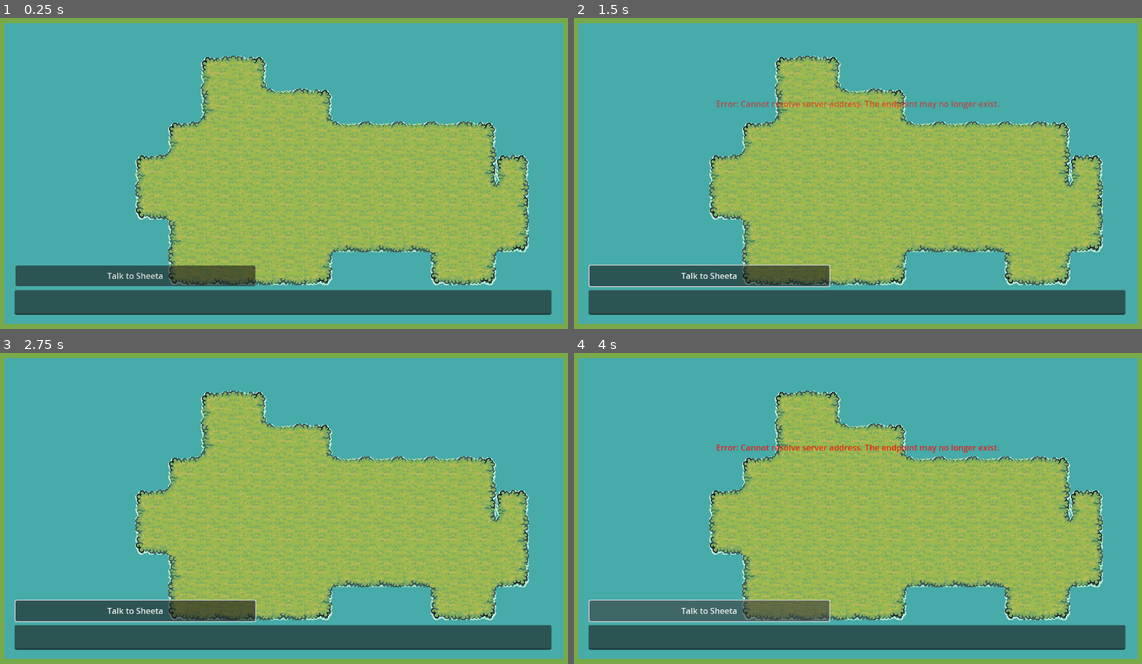
Above: before the commit, frames 1-4 (two rows, left to right).
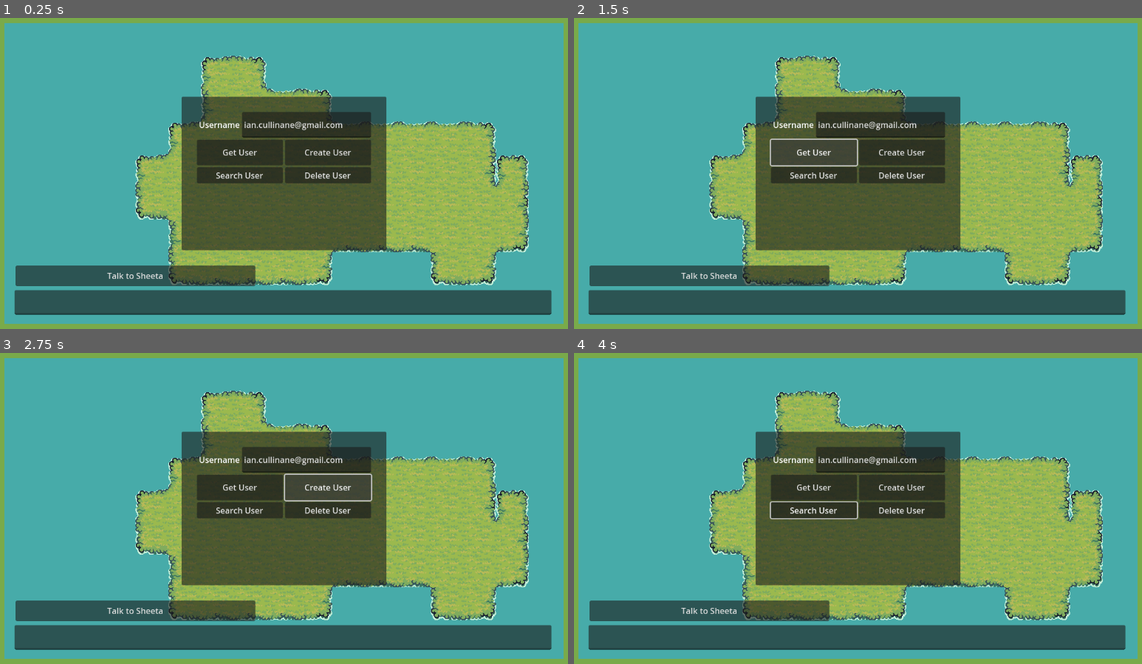
Above: after the commit, the same moments.

Repository: iancullinane/meditation
Game: Godot game, scene res://main.tscn
Two runs of this game, one before a commit and one after it. Both use one fixed random seed, a clock stepped at 60 frames per second and the inputs below.
Inputs (mouse positions are in pixels of both pictures, inside the frame that each line leads up to):
- Up to frame 1 (0.25 s): no input
- Up to frame 2 (1.5 s): click "Talk to Sheeta" at 0.5 s; click (812, 151) at 1.25 s, where only the run after the commit has a clickable "Get User"
- Up to frame 3 (2.75 s): click (329, 486) at 2 s, where only the run after the commit has a clickable "Create User"
- Up to frame 4 (4 s): click (812, 511) at 2.75 s, where only the run after the commit has a clickable "Search User"; click "Talk to Sheeta" at 3.5 s

The runs differ from the first frame. In frame 1, 18% of the frame differs, in the area x 31-69%, y 25-75%; in frame 2, 18%; in frame 3, 18%; in frame 4, 18%, in the area x 2-75%, y 25-87%.

Commit message:
i think this is a good spot but ehhhhhhh

Diff:
--- /dev/null
+++ b/logic_ctl.gd
@@ -0,0 +1,141 @@
+extends CenterContainer
+
+@onready var user_controls = %UserControls
+@onready var debug_controls = %DebugControls
+@onready var email_input = %Email/LineEdit
+@onready var user_id_label = %UserID
+@onready var get_user_button = user_controls.get_node("GetUser")
+@onready var create_user_button = user_controls.get_node("CreateUser")
+@onready var search_user_button = debug_controls.get_node("SearchUser")
+@onready var delete_user_button = debug_controls.get_node("DeleteUser")
+
+
+@export var base_url: String = "https://test.stytch.com/v1"
+@export var project_id: String = ""
+@export var secret: String = ""
+@export var external_id: String = ""
+@export var user_id: String = ""
+@export var requester: HTTPRequest
+
+func _ready():
+	requester.request_completed.connect(_on_request_completed)
+	get_user_button.pressed.connect(_on_get_user_pressed)
+	create_user_button.pressed.connect(_on_create_user_pressed)
+	search_user_button.pressed.connect(_on_search_user_pressed)
+	delete_user_button.pressed.connect(_on_delete_user_pressed)
+
+const HEADER_CONTENT_TYPE: String = "Content-Type: application/json"
+const HEADER_AUTHORIZATION: String = "Authorization"
+
+func create_user(email: String):
+	var url := base_url + "/users"
+
+	# The curl -u flag is equivalent to "Authorization: Basic base64(username:password)"
+	var credentials := "%s:%s" % [project_id, secret]
+	var auth_header := "Basic " + Marshalls.utf8_to_base64(credentials)
+	var headers := [
+		HEADER_CONTENT_TYPE,
+		HEADER_AUTHORIZATION + ": " + auth_header
+	]
+
+	var body := JSON.stringify({
+		"email": email,
+		"external_id": external_id
+	})
+
+	requester.request(url, headers, HTTPClient.METHOD_POST, body)
+
+func get_user(user_id_param: String):
+	var url := base_url + "/users/" + user_id_param
+
+	var credentials := "%s:%s" % [project_id, secret]
+	var auth_header := "Basic " + Marshalls.utf8_to_base64(credentials)
+	var headers := [
+	HEADER_CONTENT_TYPE,
+	HEADER_AUTHORIZATION + ": " + auth_header
+	]
+
+	requester.request(url, headers, HTTPClient.METHOD_GET)
+
+func search_user(email: String):
+	var url := base_url + "/users/search"
+
+	var credentials := "%s:%s" % [project_id, secret]
+	var auth_header := "Basic " + Marshalls.utf8_to_base64(credentials)
+	var headers := [
+		HEADER_CONTENT_TYPE,
+		HEADER_AUTHORIZATION + ": " + auth_header
+	]
+
+	var body := JSON.stringify({
+	"query": {
+		"operator": "AND",
+		"operands": [
+		{
+			"filter_name": "email_address",
+			"filter_value": [email]
+		}
+		]
+	}
+	})
+
+	requester.request(url, headers, HTTPClient.METHOD_POST, body)
+
+func delete_user(user_id_param: String):
+	var url := base_url + "/users/" + user_id_param
+
+	var credentials := "%s:%s" % [project_id, secret]
+	var auth_header := "Basic " + Marshalls.utf8_to_base64(credentials)
+	var headers := [
+		HEADER_CONTENT_TYPE,
+		HEADER_AUTHORIZATION + ": " + auth_header
+	]
+
+	requester.request(url, headers, HTTPClient.METHOD_DELETE)
+
+func _on_create_user_pressed():
+	print("=== CREATE USER BUTTON PRESSED ===")
+	var email: String = email_input.text
+	if email.is_empty():
+		print("Email is required")
+		return
+	create_user(email)
+
+func _on_get_user_pressed():
+	print("=== GET USER BUTTON PRESSED ===")
+	if user_id.is_empty():
+		print("User ID is required")
+		return
+	get_user(user_id)
+
+func _on_search_user_pressed():
+	print("=== SEARCH USER BUTTON PRESSED ===")
+	var email: String = email_input.text
+	if email.is_empty():
+		print("Email is required for search")
+		return
+	search_user(email)
+
+func _on_delete_user_pressed():
+	print("=== DELETE USER BUTTON PRESSED ===")
+	if user_id.is_empty():
+		print("User ID is required for deletion")
+		return
+	delete_user(user_id)
+
+func _on_request_completed(_result: int, response_code: int, _headers: PackedStringArray, body: PackedByteArray):
+	if response_code == 200 or response_code == 201:
+		var json = JSON.parse_string(body.get_string_from_utf8())
+		print("Response: ", json)
+
+		if json.has("results") and json.results.size() > 0:
+			user_id = json.results[0].user_id
+			user_id_label.text = user_id
+			print("User ID saved: ", user_id)
+		elif json.has("user_id"):
+			user_id = json.user_id
+			user_id_label.text = user_id
+			print("User ID saved: ", user_id)
+	else:
+		print("Error: ", response_code, " - ", body.get_string_from_utf8())
+	print(response_code)
--- a/main.tscn
+++ b/main.tscn
@@ -1,10 +1,11 @@
-[gd_scene load_steps=4 format=3 uid="uid://c23o461yoeaps"]
+[gd_scene load_steps=5 format=3 uid="uid://c23o461yoeaps"]
 
 [ext_resource type="Script" uid="uid://bc4hm3b32ihic" path="res://scripts/base_panel.gd" id="1_0xm2m"]
 [ext_resource type="Theme" uid="uid://b2hlmcodi13kc" path="res://resources/ui/base_theme_override.tres" id="1_ig7tw"]
 [ext_resource type="PackedScene" uid="uid://ymk41y30e66p" path="res://scenes/cozy_map.tscn" id="3_h2yge"]
+[ext_resource type="Script" uid="uid://de2mxes7ny04i" path="res://logic_ctl.gd" id="4_1bvp3"]
 
-[node name="Control" type="Control"]
+[node name="Main" type="Control"]
 layout_mode = 3
 anchors_preset = 15
 anchor_right = 1.0
@@ -24,7 +25,7 @@
 grow_vertical = 2
 theme = ExtResource("1_ig7tw")
 
-[node name="Margins" type="MarginContainer" parent="."]
+[node name="Meditation" type="MarginContainer" parent="."]
 layout_mode = 1
 anchors_preset = 15
 anchor_right = 1.0
@@ -36,13 +37,13 @@
 theme_override_constants/margin_right = 30
 theme_override_constants/margin_bottom = 30
 
-[node name="FgPanel" type="Panel" parent="Margins"]
+[node name="FgPanel" type="Panel" parent="Meditation"]
 custom_minimum_size = Vector2(0, 200)
 layout_mode = 2
 size_flags_horizontal = 3
 size_flags_stretch_ratio = 13.4
 
-[node name="SubViewportContainer" type="SubViewportContainer" parent="Margins/FgPanel"]
+[node name="SubViewportContainer" type="SubViewportContainer" parent="Meditation/FgPanel"]
 layout_mode = 1
 anchors_preset = 15
 anchor_right = 1.0
@@ -51,27 +52,22 @@
 grow_vertical = 2
 stretch = true
 
-[node name="SubViewport" type="SubViewport" parent="Margins/FgPanel/SubViewportContainer"]
+[node name="SubViewport" type="SubViewport" parent="Meditation/FgPanel/SubViewportContainer"]
+handle_input_locally = false
 size = Vector2i(1092, 588)
 size_2d_override_stretch = true
+render_target_update_mode = 4
 
-[node name="CozyMap" parent="Margins/FgPanel/SubViewportContainer/SubViewport" instance=ExtResource("3_h2yge")]
+[node name="CozyMap" parent="Meditation/FgPanel/SubViewportContainer/SubViewport" instance=ExtResource("3_h2yge")]
 
-[node name="Label" type="Label" parent="Margins/FgPanel"]
-layout_mode = 0
-offset_left = 127.0
-offset_top = 208.0
-offset_right = 963.0
-offset_bottom = 388.0
-
-[node name="LineEdit" type="LineEdit" parent="Margins/FgPanel"]
+[node name="LineEdit" type="LineEdit" parent="Meditation/FgPanel"]
 layout_mode = 0
 offset_left = 20.0
 offset_top = 522.0
 offset_right = 1068.0
 offset_bottom = 570.0
 
-[node name="Button" type="Button" parent="Margins/FgPanel"]
+[node name="Button" type="Button" parent="Meditation/FgPanel"]
 layout_mode = 0
 offset_left = 22.0
 offset_top = 474.0
@@ -79,17 +75,105 @@
 offset_bottom = 514.0
 text = "Talk to Sheeta"
 
-[node name="ScrollContainer" type="ScrollContainer" parent="Margins/FgPanel"]
+[node name="ScrollContainer" type="ScrollContainer" parent="Meditation/FgPanel"]
 layout_mode = 0
 offset_left = 9.0
 offset_top = 9.0
 offset_right = 1081.0
 offset_bottom = 470.0
 
-[node name="RichTextLabel" type="RichTextLabel" parent="Margins/FgPanel/ScrollContainer"]
+[node name="RichTextLabel" type="RichTextLabel" parent="Meditation/FgPanel/ScrollContainer"]
 layout_mode = 2
+
+[node name="Login" type="CenterContainer" parent="." node_paths=PackedStringArray("requester")]
+layout_mode = 1
+anchors_preset = 15
+anchor_right = 1.0
+anchor_bottom = 1.0
+grow_horizontal = 2
+grow_vertical = 2
+script = ExtResource("4_1bvp3")
+project_id = "project-test-6fb6d3de-59b4-49af-a1a3-255b34f8c2a3"
+secret = "secret-test-KduLCHsh0d9ogRIoBrfkJ_IRZnFYfmG5Wpg="
+requester = NodePath("HTTPRequest")
+
+[node name="LoginPanel" type="Panel" parent="Login"]
+custom_minimum_size = Vector2(400, 300)
+layout_mode = 2
+
+[node name="MarginContainer" type="MarginContainer" parent="Login/LoginPanel"]
+layout_mode = 1
+anchors_preset = 15
+anchor_right = 1.0
+anchor_bottom = 1.0
+grow_horizontal = 2
+grow_vertical = 2
+theme_override_constants/margin_left = 30
+theme_override_constants/margin_top = 30
+theme_override_constants/margin_right = 30
+theme_override_constants/margin_bottom = 30
+
+[node name="UserCtl" type="VBoxContainer" parent="Login/LoginPanel/MarginContainer"]
+layout_mode = 2
+
+[node name="Email" type="HBoxContainer" parent="Login/LoginPanel/MarginContainer/UserCtl"]
+unique_name_in_owner = true
+custom_minimum_size = Vector2(0, 50)
+layout_mode = 2
+
+[node name="Label" type="Label" parent="Login/LoginPanel/MarginContainer/UserCtl/Email"]
+layout_mode = 2
+size_flags_horizontal = 3
+size_flags_vertical = 1
+text = "Username"
+horizontal_alignment = 2
+vertical_alignment = 1
+
+[node name="LineEdit" type="LineEdit" parent="Login/LoginPanel/MarginContainer/UserCtl/Email"]
+layout_mode = 2
+size_flags_horizontal = 3
+size_flags_stretch_ratio = 3.0
+text = "ian.cullinane@gmail.com"
+
+[node name="UserControls" type="HBoxContainer" parent="Login/LoginPanel/MarginContainer/UserCtl"]
+unique_name_in_owner = true
+custom_minimum_size = Vector2(0, 50)
+layout_mode = 2
+
+[node name="GetUser" type="Button" parent="Login/LoginPanel/MarginContainer/UserCtl/UserControls"]
+layout_mode = 2
+size_flags_horizontal = 3
+text = "Get User"
+
+[node name="CreateUser" type="Button" parent="Login/LoginPanel/MarginContainer/UserCtl/UserControls"]
+layout_mode = 2
+size_flags_horizontal = 3
+text = "Create User"
+
+[node name="DebugControls" type="HBoxContainer" parent="Login/LoginPanel/MarginContainer/UserCtl"]
+unique_name_in_owner = true
+layout_mode = 2
+
+[node name="SearchUser" type="Button" parent="Login/LoginPanel/MarginContainer/UserCtl/DebugControls"]
+layout_mode = 2
+size_flags_horizontal = 3
+text = "Search User
+"
+
+[node name="DeleteUser" type="Button" parent="Login/LoginPanel/MarginContainer/UserCtl/DebugControls"]
+layout_mode = 2
+size_flags_horizontal = 3
+text = "Delete User
+"
+
+[node name="UserID" type="Label" parent="Login/LoginPanel/MarginContainer/UserCtl"]
+unique_name_in_owner = true
+layout_mode = 2
+vertical_alignment = 2
+
+[node name="HTTPRequest" type="HTTPRequest" parent="Login"]
 
 [node name="HTTPRequest" type="HTTPRequest" parent="."]
 
-[connection signal="text_changed" from="Margins/FgPanel/LineEdit" to="." method="_on_line_edit_text_changed"]
-[connection signal="pressed" from="Margins/FgPanel/Button" to="." method="_on_button_pressed"]
+[connection signal="text_changed" from="Meditation/FgPanel/LineEdit" to="." method="_on_line_edit_text_changed"]
+[connection signal="pressed" from="Meditation/FgPanel/Button" to="." method="_on_button_pressed"]
--- /dev/null
+++ b/resources/new_shader_material.gdshader
@@ -0,0 +1,87 @@
+shader_type canvas_item;
+
+#define iResolution 1.0/SCREEN_PIXEL_SIZE
+#define iTime TIME
+
+uniform float size  = 5.;
+uniform sampler2D iChannel0;
+/*
+
+A quick experiment with rain drop ripples.
+
+This effect was written for and used in the launch scene of the
+64kB intro "H - Immersion", by Ctrl-Alt-Test.
+
+ > http://www.ctrl-alt-test.fr/productions/h-immersion/
+ > https://www.youtube.com/watch?v=27PN1SsXbjM
+
+--
+Zavie / Ctrl-Alt-Test
+
+*/
+
+// Maximum number of cells a ripple can cross.
+#define MAX_RADIUS 2
+
+// Set to 1 to hash twice. Slower, but less patterns.
+#define DOUBLE_HASH 0
+
+// Hash functions shamefully stolen from:
+// https://www.shadertoy.com/view/4djSRW
+#define HASHSCALE1 .1031
+#define HASHSCALE3 vec3(.1031, .1030, .0973)
+
+float hash12(vec2 p)
+{
+	vec3 p3  = fract(vec3(p.xyx) * HASHSCALE1);
+    p3 += dot(p3, p3.yzx + 19.19);
+    return fract((p3.x + p3.y) * p3.z);
+}
+
+vec2 hash22(vec2 p)
+{
+	vec3 p3 = fract(vec3(p.xyx) * HASHSCALE3);
+    p3 += dot(p3, p3.yzx+19.19);
+    return fract((p3.xx+p3.yz)*p3.zy);
+
+}
+
+void fragment()
+{
+    float resolution = size;
+	vec2 uv = SCREEN_UV * resolution;
+	vec2 uv2 = uv * vec2(1.0 ,SCREEN_PIXEL_SIZE.x / SCREEN_PIXEL_SIZE.y);
+    vec2 p0 = floor(uv2);
+
+    vec2 circles = vec2(0.);
+    for (int j = -MAX_RADIUS; j <= MAX_RADIUS; ++j)
+    {
+        for (int i = -MAX_RADIUS; i <= MAX_RADIUS; ++i)
+        {
+			vec2 pi = p0 + vec2(float(i), float(j));
+            #if DOUBLE_HASH
+            vec2 hsh = hash22(pi);
+            #else
+            vec2 hsh = pi;
+            #endif
+            vec2 p = pi + hash22(hsh);
+
+            float t = fract(0.3*iTime + hash12(hsh));
+            vec2 v = p - uv2;
+            float d = length(v) - (float(MAX_RADIUS) + 1.)*t;
+
+            float h = 1e-3;
+            float d1 = d - h;
+            float d2 = d + h;
+            float p1 = sin(31.*d1) * smoothstep(-0.6, -0.3, d1) * smoothstep(0., -0.3, d1);
+            float p2 = sin(31.*d2) * smoothstep(-0.6, -0.3, d2) * smoothstep(0., -0.3, d2);
+            circles += 0.5 * normalize(v) * ((p2 - p1) / (2. * h) * (1. - t) * (1. - t));
+        }
+    }
+    circles /= float((MAX_RADIUS*2+1)*(MAX_RADIUS*2+1));
+
+    float intensity = mix(0.01, 0.15, smoothstep(0.1, 0.6, abs(fract(0.05*iTime + 0.5)*2.-1.)));
+    vec3 n = vec3(circles, sqrt(1. - dot(circles, circles)));
+    vec3 color = texture(iChannel0, uv/ resolution - intensity*n.xy).rgb + 5.*pow(clamp(dot(n, normalize(vec3(1., 0.7, 0.5))), 0., 1.), 6.);
+	COLOR = vec4(color, 1.0);
+}
--- a/scripts/base_panel.gd
+++ b/scripts/base_panel.gd
@@ -1,8 +1,8 @@
 extends Control
 
 # @onready var label: Label = get_node("Margins/FgPanel/Label")
-@onready var line_edit: LineEdit = get_node("Margins/FgPanel/LineEdit")
-@onready var fg_panel: Panel = get_node("Margins/FgPanel")
+@onready var line_edit: LineEdit = get_node("Meditation/FgPanel/LineEdit")
+@onready var fg_panel: Panel = get_node("Meditation/FgPanel")
 @onready var http_request: HTTPRequest = get_node("HTTPRequest")
 
 # Updated to a working endpoint - replace with your actual API
@@ -134,6 +134,7 @@
 	# line_edit.call_deferred("grab_focus") # Return focus to the LineEdit after a frame
 
 func _on_button_pressed() -> void:
+	print("=== TALK TO SHEETA BUTTON PRESSED ===")
 	if is_requesting:
 		# label.text = "Request already in progress..."
 		return
Not shown, added: logic_ctl.gd.uid
Not shown, added: resources/new_shader_material.gdshader.uid
Binary file added: river-bottom.jpg
Not shown, added: river-bottom.jpg.import
